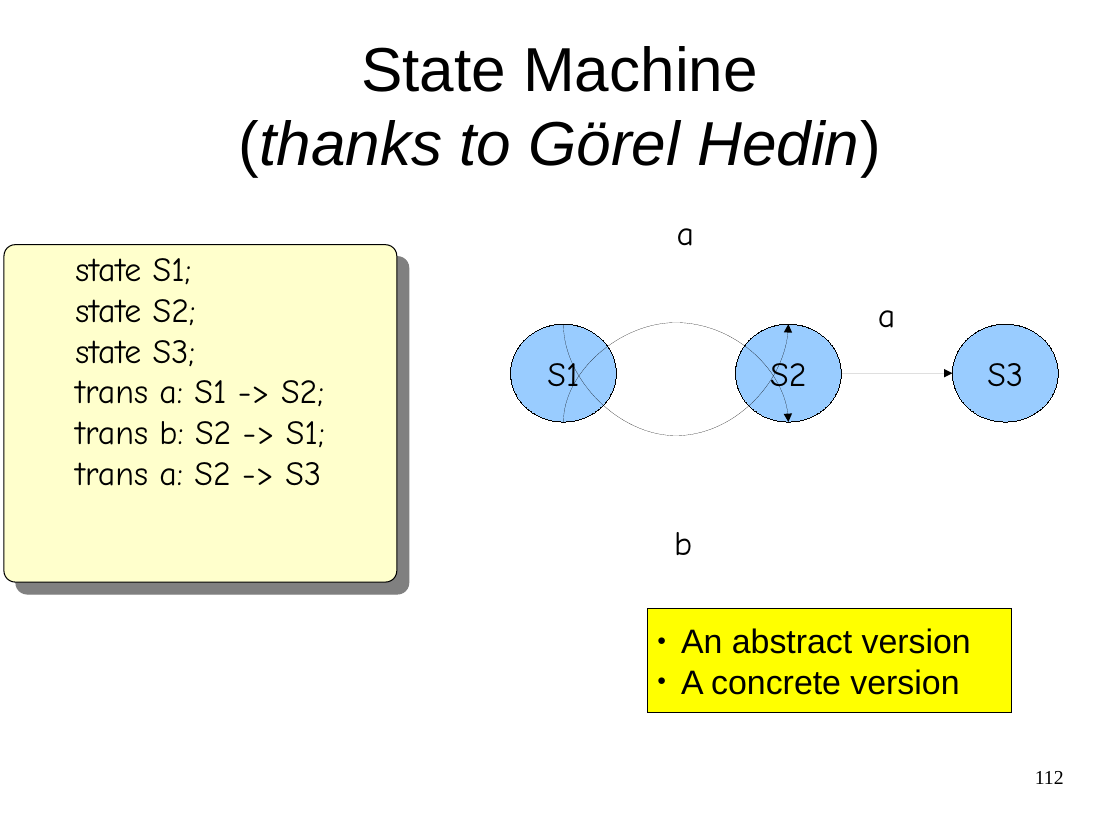
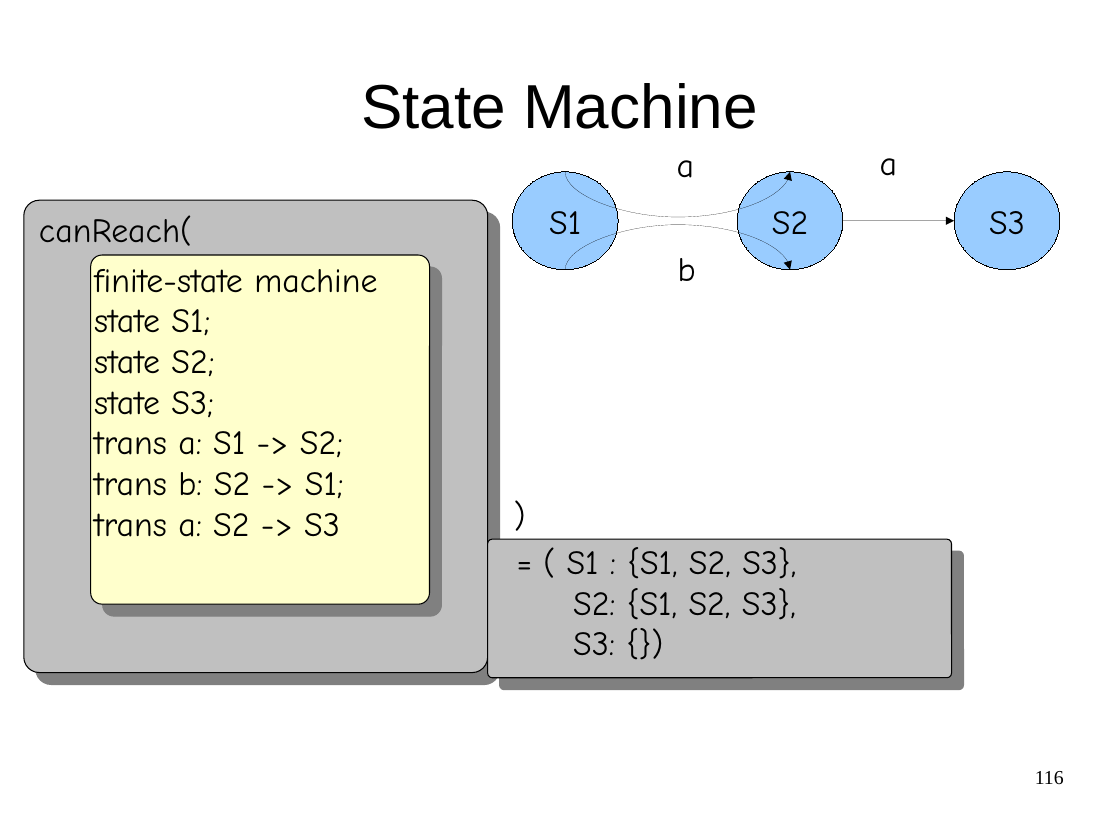
Before and after one commit to cwi-swat/meta-environment, a slide deck: slide 116 of meta-doc/analysis/rascal-slides/rascal-slides.odp (slide 112 before the commit). Drawn at 1120x840 pixels with LibreOffice and Linux fonts; fonts in the diff are those of the drawing; background and template pictures are left out. Boxes give left, top, right and bottom in pixels: in the first picture for what was removed or moved away, otherwise in the second. Text is boxed around its words. In the diff, an @@ line names an element or a change of style, - is before the commit and + after.

```diff
--- a/meta-doc/analysis/rascal-slides/rascal-slides.odp
+++ b/meta-doc/analysis/rascal-slides/rascal-slides.odp
@@ title at (361,83,758,129): text changed; italic off @@
-State Machine
-(thanks to Görel Hedin)
+State Machine
@@ text "a": place and size @@
-text "a" at (677,228,694,246)
+text "a" at (677,160,694,178)
@@ text "a": place and size @@
-text "a" at (878,310,895,328)
+text "a" at (880,158,897,176)
@@ curved arrow moved from (564, 422) - (789, 422) to (565, 172) - (791, 172) @@
@@ freeform shape added at (23,200,488,673), fill #C0C0C0, outline #000000 0.74 pt @@
@@ text added at (39,215,192,246), 24 pt, text #000000 @@
+canReach(
+)
@@ 3 ellipses, 1 arrow: place and size @@
-3 ellipses, 1 arrow at (511,324,1059,422)
+3 ellipses, 1 arrow at (512,172,1060,269)
@@ rounded rectangle removed at (4,245,397,582) @@
@@ text "finite-state machine": place and size @@
-text "finite-state machine" at (75,258,325,486)
+text "finite-state machine" at (94,269,377,537)
@@ freeform shape added at (90,255,430,605), fill #FFFFCC, outline #000000 0.74 pt @@
@@ text at (94,269,377,293): paragraph added @@
+finite-state machine
@@ curved arrow moved from (564, 324) - (789, 324) to (565, 269) - (791, 269) @@
@@ text "b": place and size @@
-text "b" at (674,532,692,555)
+text "b" at (678,258,696,281)
@@ rounded rectangle added at (488,540,952,678), fill #C0C0C0, outline #000000 0.74 pt @@
@@ text added at (567,547,796,655), 24 pt, text #000000 @@
+= ( S1 : {S1, S2, S3},
+S2: {S1, S2, S3},
+S3: {})
@@ rectangle removed at (647,609,1012,712) @@
-● An abstract version
-● A concrete version
@@ page number at (1035,771,1064,785): text changed @@
-112
+116
```
Also in this commit, not shown: 22 other slides changed, 11 slides added, 6 slides removed, 1 other file.
